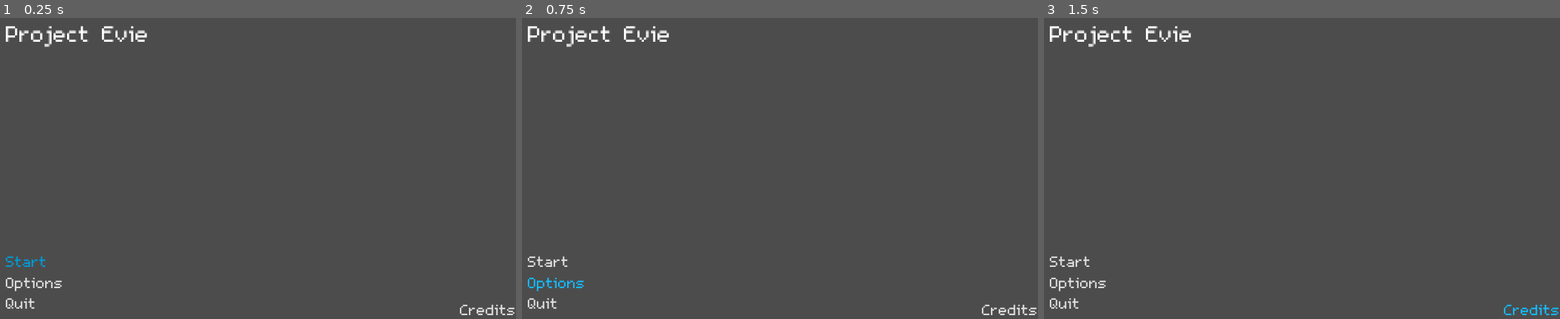
Above: before the commit, frames 1-3 (left to right).
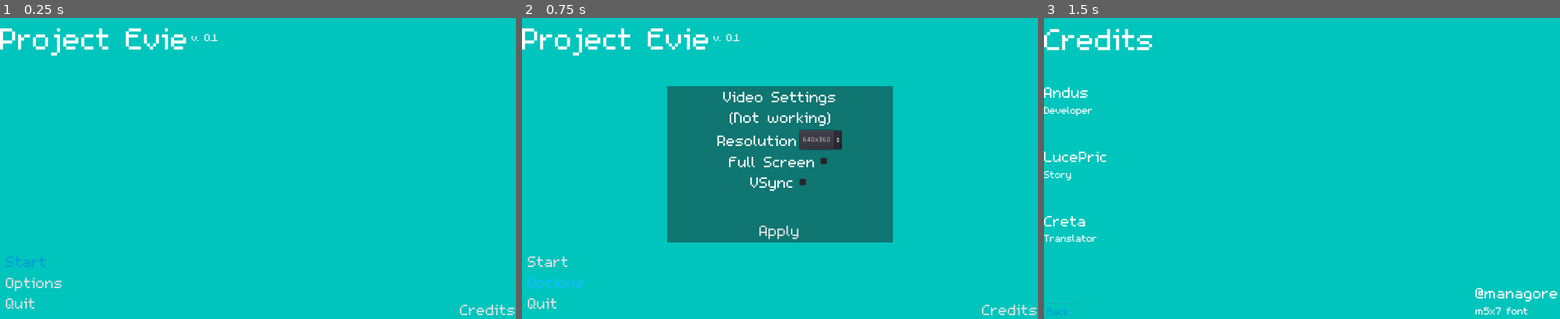
Above: after the commit, the same moments.

Repository: LnlyPie/Evie
Game: Godot game, scene res://other_scenes/MainMenu.tscn
The game is run twice, just before and just after one commit, with the same random seed, the same clock (stepped at 60 frames per second) and the same inputs. Before the commit the project starts from res://levels/MainMenu.tscn.
Inputs:
- Up to frame 1 (0.25 s): no input
- Up to frame 2 (0.75 s): click "Options" at 0.5 s
- Up to frame 3 (1.5 s): click "Credits" at 1.25 s

The runs differ from the first frame. In frame 1, 100% of the frame differs, in the area x 0-100%, y 0-100%; in frame 2, 99%; in frame 3, 100%.

Commit message:
A bit updated version

Diff:
--- a/Sign.gd
+++ /dev/null
@@ -1,11 +0,0 @@
-extends Area2D
-
-func _input(event):
-	if event.is_action_pressed("player_interact") and len(get_overlapping_bodies()) > 0:
-		find_and_use_dialogue()
-
-func find_and_use_dialogue():
-	var dialogue_player = get_node_or_null("DialoguePlayer")
-
-	if dialogue_player:
-		dialogue_player.play()
--- /dev/null
+++ b/fonts/m5x7/BigTextTheme.tres
@@ -0,0 +1,6 @@
+[gd_resource type="Theme" load_steps=2 format=2]
+
+[ext_resource path="res://fonts/m5x7/m5x7_big.tres" type="DynamicFont" id=1]
+
+[resource]
+default_font = ExtResource( 1 )
--- a/theme.tres
+++ b/fonts/m5x7/SmallTextTheme.tres
@@ -1,6 +1,6 @@
 [gd_resource type="Theme" load_steps=2 format=2]
 
-[ext_resource path="res://fonts/m5x7.tres" type="DynamicFont" id=1]
+[ext_resource path="res://fonts/m5x7/m5x7_small.tres" type="DynamicFont" id=1]
 
 [resource]
 default_font = ExtResource( 1 )
--- /dev/null
+++ b/fonts/m5x7/TextTheme.tres
@@ -0,0 +1,6 @@
+[gd_resource type="Theme" load_steps=2 format=2]
+
+[ext_resource path="res://fonts/m5x7/m5x7.tres" type="DynamicFont" id=1]
+
+[resource]
+default_font = ExtResource( 1 )
--- a/fonts/m5x7.tres
+++ b/fonts/m5x7/m5x7.tres
@@ -1,6 +1,6 @@
 [gd_resource type="DynamicFont" load_steps=2 format=2]
 
-[ext_resource path="res://fonts/m5x7.ttf" type="DynamicFontData" id=1]
+[ext_resource path="res://fonts/m5x7/m5x7.ttf" type="DynamicFontData" id=1]
 
 [resource]
 size = 48
--- /dev/null
+++ b/fonts/m5x7/m5x7_big.tres
@@ -0,0 +1,8 @@
+[gd_resource type="DynamicFont" load_steps=2 format=2]
+
+[ext_resource path="res://fonts/m5x7/m5x7.ttf" type="DynamicFontData" id=1]
+
+[resource]
+size = 96
+outline_color = Color( 0, 0, 0, 1 )
+font_data = ExtResource( 1 )
--- /dev/null
+++ b/fonts/m5x7/m5x7_small.tres
@@ -0,0 +1,8 @@
+[gd_resource type="DynamicFont" load_steps=2 format=2]
+
+[ext_resource path="res://fonts/m5x7/m5x7.ttf" type="DynamicFontData" id=1]
+
+[resource]
+size = 32
+outline_color = Color( 0, 0, 0, 1 )
+font_data = ExtResource( 1 )
--- a/levels/test_level/LevelTest.tscn
+++ b/levels/test_level/LevelTest.tscn
@@ -6,7 +6,7 @@
 [ext_resource path="res://sprites/icons/pad_movement_dpad.png" type="Texture" id=4]
 [ext_resource path="res://sprites/icons/pad_movement_ls.png" type="Texture" id=5]
 [ext_resource path="res://sprites/icons/pad_movement_up_ps.png" type="Texture" id=6]
-[ext_resource path="res://theme.tres" type="Theme" id=7]
+[ext_resource path="res://fonts/m5x7/TextTheme.tres" type="Theme" id=7]
 
 [sub_resource type="RectangleShape2D" id=1]
 extents = Vector2( 10, 16 )
--- /dev/null
+++ b/other_scenes/Credits.tscn
@@ -0,0 +1,139 @@
+[gd_scene load_steps=5 format=2]
+
+[ext_resource path="res://fonts/m5x7/BigTextTheme.tres" type="Theme" id=1]
+[ext_resource path="res://fonts/m5x7/SmallTextTheme.tres" type="Theme" id=2]
+[ext_resource path="res://fonts/m5x7/TextTheme.tres" type="Theme" id=3]
+[ext_resource path="res://scripts/misc/Credits.gd" type="Script" id=4]
+
+[node name="CreditsScene" type="Node2D"]
+script = ExtResource( 4 )
+
+[node name="CreditsText" type="Label" parent="."]
+margin_right = 115.0
+margin_bottom = 42.0
+theme = ExtResource( 1 )
+text = "Credits"
+align = 1
+valign = 1
+
+[node name="CreditContainer" type="VBoxContainer" parent="."]
+margin_left = 896.0
+margin_right = 1024.0
+margin_bottom = 64.0
+rect_pivot_offset = Vector2( 720, -96 )
+__meta__ = {
+"_edit_group_": true
+}
+
+[node name="Name" type="Label" parent="CreditContainer"]
+margin_right = 128.0
+margin_bottom = 38.0
+theme = ExtResource( 3 )
+
+[node name="Job" type="Label" parent="CreditContainer"]
+margin_top = 42.0
+margin_right = 128.0
+margin_bottom = 68.0
+theme = ExtResource( 2 )
+
+[node name="Andus" type="VBoxContainer" parent="."]
+margin_top = 128.0
+margin_right = 128.0
+margin_bottom = 200.0
+rect_pivot_offset = Vector2( 720, -96 )
+__meta__ = {
+"_edit_group_": true
+}
+
+[node name="Name" type="Label" parent="Andus"]
+margin_right = 128.0
+margin_bottom = 38.0
+theme = ExtResource( 3 )
+text = "Andus"
+
+[node name="Job" type="Label" parent="Andus"]
+margin_top = 42.0
+margin_right = 128.0
+margin_bottom = 68.0
+theme = ExtResource( 2 )
+text = "Developer"
+
+[node name="LucePric" type="VBoxContainer" parent="."]
+margin_top = 256.0
+margin_right = 128.0
+margin_bottom = 328.0
+rect_pivot_offset = Vector2( 720, -96 )
+__meta__ = {
+"_edit_group_": true
+}
+
+[node name="Name" type="Label" parent="LucePric"]
+margin_right = 128.0
+margin_bottom = 38.0
+theme = ExtResource( 3 )
+text = "LucePric"
+
+[node name="Job" type="Label" parent="LucePric"]
+margin_top = 42.0
+margin_right = 128.0
+margin_bottom = 68.0
+theme = ExtResource( 2 )
+text = "Story"
+
+[node name="Creta" type="VBoxContainer" parent="."]
+margin_top = 384.0
+margin_right = 128.0
+margin_bottom = 456.0
+rect_pivot_offset = Vector2( 720, -96 )
+__meta__ = {
+"_edit_group_": true
+}
+
+[node name="Name" type="Label" parent="Creta"]
+margin_right = 128.0
+margin_bottom = 38.0
+theme = ExtResource( 3 )
+text = "Creta"
+
+[node name="Job" type="Label" parent="Creta"]
+margin_top = 42.0
+margin_right = 128.0
+margin_bottom = 68.0
+theme = ExtResource( 2 )
+text = "Translator"
+
+[node name="FontCreator" type="VBoxContainer" parent="."]
+margin_left = 856.0
+margin_top = 528.0
+margin_right = 1024.0
+margin_bottom = 600.0
+rect_pivot_offset = Vector2( 720, -96 )
+__meta__ = {
+"_edit_group_": true
+}
+
+[node name="Name" type="Label" parent="FontCreator"]
+margin_right = 168.0
+margin_bottom = 38.0
+theme = ExtResource( 3 )
+text = "@managore"
+
+[node name="Job" type="Label" parent="FontCreator"]
+margin_top = 42.0
+margin_right = 168.0
+margin_bottom = 68.0
+theme = ExtResource( 2 )
+text = "m5x7 font"
+
+[node name="BackButton" type="Button" parent="."]
+margin_top = 568.0
+margin_right = 64.0
+margin_bottom = 600.0
+theme = ExtResource( 2 )
+custom_colors/font_color_focus = Color( 0, 0.603922, 0.839216, 1 )
+custom_colors/font_color_hover = Color( 0.0745098, 0.737255, 1, 1 )
+text = "Back"
+flat = true
+align = 0
+
+[connection signal="pressed" from="BackButton" to="." method="_on_BackButton_pressed"]
--- a/levels/MainMenu.tscn
+++ b/other_scenes/MainMenu.tscn
@@ -1,8 +1,11 @@
-[gd_scene load_steps=14 format=2]
+[gd_scene load_steps=18 format=2]
 
 [ext_resource path="res://scripts/misc/MainMenu.gd" type="Script" id=1]
-[ext_resource path="res://fonts/m5x7.tres" type="DynamicFont" id=2]
-[ext_resource path="res://theme.tres" type="Theme" id=3]
+[ext_resource path="res://fonts/m5x7/m5x7.tres" type="DynamicFont" id=2]
+[ext_resource path="res://fonts/m5x7/TextTheme.tres" type="Theme" id=3]
+[ext_resource path="res://other_scenes/settings/VideoSettings.tscn" type="PackedScene" id=4]
+[ext_resource path="res://fonts/m5x7/BigTextTheme.tres" type="Theme" id=5]
+[ext_resource path="res://fonts/m5x7/SmallTextTheme.tres" type="Theme" id=6]
 
 [sub_resource type="StyleBoxFlat" id=1]
 draw_center = false
@@ -34,10 +37,31 @@
 [sub_resource type="StyleBoxFlat" id=10]
 draw_center = false
 
+[sub_resource type="StyleBoxFlat" id=11]
+bg_color = Color( 0.121569, 0.121569, 0.121569, 0.478431 )
+
 [node name="MainMenu" type="Control"]
 anchor_right = 1.0
 anchor_bottom = 1.0
 script = ExtResource( 1 )
+
+[node name="HBoxContainer" type="HBoxContainer" parent="."]
+margin_right = 256.0
+margin_bottom = 64.0
+
+[node name="GameName" type="Label" parent="HBoxContainer"]
+margin_right = 378.0
+margin_bottom = 76.0
+theme = ExtResource( 5 )
+text = "Project Evie"
+
+[node name="GameVersion" type="Label" parent="HBoxContainer"]
+margin_left = 382.0
+margin_top = 25.0
+margin_right = 458.0
+margin_bottom = 51.0
+theme = ExtResource( 6 )
+text = "Version"
 
 [node name="VBoxContainer" type="VBoxContainer" parent="."]
 anchor_top = 1.0
@@ -53,6 +77,7 @@
 margin_right = 116.0
 margin_bottom = 38.0
 focus_neighbour_top = NodePath("../QuitButton")
+theme = ExtResource( 3 )
 custom_colors/font_color_focus = Color( 0, 0.603922, 0.839216, 1 )
 custom_colors/font_color_hover = Color( 0.0745098, 0.737255, 1, 1 )
 custom_fonts/font = ExtResource( 2 )
@@ -99,7 +124,7 @@
 align = 0
 
 [node name="CreditsButton" type="Button" parent="."]
-margin_left = 904.0
+margin_left = 912.0
 margin_top = 560.0
 margin_right = 1024.0
 margin_bottom = 600.0
@@ -115,14 +140,13 @@
 flat = true
 align = 2
 
-[node name="RichTextLabel" type="RichTextLabel" parent="."]
-margin_left = 12.0
-margin_right = 203.0
-margin_bottom = 45.0
-rect_scale = Vector2( 1.5, 1.5 )
-theme = ExtResource( 3 )
-text = "Project Evie"
+[node name="CanvasLayer" type="CanvasLayer" parent="."]
+
+[node name="VideoSettings" parent="CanvasLayer" instance=ExtResource( 4 )]
+visible = false
+custom_styles/panel = SubResource( 11 )
 
 [connection signal="pressed" from="VBoxContainer/StartButton" to="." method="_on_StartButton_pressed"]
+[connection signal="pressed" from="VBoxContainer/OptionsButton" to="." method="_on_OptionsButton_pressed"]
 [connection signal="pressed" from="VBoxContainer/QuitButton" to="." method="_on_QuitButton_pressed"]
 [connection signal="pressed" from="CreditsButton" to="." method="_on_CreditsButton_pressed"]
--- /dev/null
+++ b/other_scenes/settings/SettingsCheckbox.tscn
@@ -0,0 +1,23 @@
+[gd_scene load_steps=3 format=2]
+
+[ext_resource path="res://scripts/misc/SettingsCheckbox.gd" type="Script" id=1]
+[ext_resource path="res://fonts/m5x7/TextTheme.tres" type="Theme" id=2]
+
+[node name="UISettingCheckbox" type="HBoxContainer"]
+margin_right = 40.0
+margin_bottom = 40.0
+script = ExtResource( 1 )
+
+[node name="Label" type="Label" parent="."]
+margin_top = 1.0
+margin_right = 66.0
+margin_bottom = 39.0
+theme = ExtResource( 2 )
+text = "text"
+
+[node name="CheckBox" type="CheckBox" parent="."]
+margin_left = 70.0
+margin_right = 94.0
+margin_bottom = 40.0
+
+[connection signal="toggled" from="CheckBox" to="." method="_on_CheckBox_toggled"]
--- /dev/null
+++ b/other_scenes/settings/SettingsRes.tscn
@@ -0,0 +1,26 @@
+[gd_scene load_steps=3 format=2]
+
+[ext_resource path="res://scripts/misc/SettingsRes.gd" type="Script" id=1]
+[ext_resource path="res://fonts/m5x7/TextTheme.tres" type="Theme" id=2]
+
+[node name="UIResolutionSelector" type="HBoxContainer"]
+margin_right = 165.0
+margin_bottom = 40.0
+script = ExtResource( 1 )
+
+[node name="Label" type="Label" parent="."]
+margin_top = 1.0
+margin_right = 159.0
+margin_bottom = 39.0
+theme = ExtResource( 2 )
+text = "Resolution"
+
+[node name="OptionButton" type="OptionButton" parent="."]
+margin_left = 163.0
+margin_right = 247.0
+margin_bottom = 40.0
+text = "640x360"
+items = [ "640x360", null, false, 0, null, "1280x720", null, false, 1, null, "1920x1080", null, false, 2, null ]
+selected = 0
+
+[connection signal="item_selected" from="OptionButton" to="." method="_on_OptionButton_item_selected"]
--- /dev/null
+++ b/other_scenes/settings/VideoSettings.tscn
@@ -0,0 +1,63 @@
+[gd_scene load_steps=5 format=2]
+
+[ext_resource path="res://fonts/m5x7/TextTheme.tres" type="Theme" id=1]
+[ext_resource path="res://other_scenes/settings/SettingsRes.tscn" type="PackedScene" id=2]
+[ext_resource path="res://other_scenes/settings/SettingsCheckbox.tscn" type="PackedScene" id=3]
+[ext_resource path="res://scripts/misc/VideoSettings.gd" type="Script" id=4]
+
+[node name="VideoSettings" type="Panel"]
+margin_left = 288.0
+margin_top = 136.0
+margin_right = 736.0
+margin_bottom = 448.0
+script = ExtResource( 4 )
+
+[node name="VBoxContainer" type="VBoxContainer" parent="."]
+margin_left = 96.0
+margin_top = 88.0
+margin_right = 351.0
+margin_bottom = 216.0
+__meta__ = {
+"_edit_group_": true
+}
+
+[node name="UIResolutionSelector" parent="VBoxContainer" instance=ExtResource( 2 )]
+margin_right = 255.0
+margin_bottom = 38.0
+alignment = 1
+
+[node name="UIFullScreenCheckbox" parent="VBoxContainer" instance=ExtResource( 3 )]
+margin_top = 42.0
+margin_right = 255.0
+margin_bottom = 80.0
+alignment = 1
+title = "Full Screen"
+
+[node name="UIVSyncCheckbox" parent="VBoxContainer" instance=ExtResource( 3 )]
+margin_top = 84.0
+margin_right = 255.0
+margin_bottom = 122.0
+alignment = 1
+title = "VSync"
+
+[node name="ApplyButton" type="Button" parent="."]
+margin_left = 96.0
+margin_top = 264.0
+margin_right = 352.0
+margin_bottom = 308.0
+theme = ExtResource( 1 )
+text = "Apply"
+flat = true
+
+[node name="VidLabel" type="Label" parent="."]
+margin_left = 112.0
+margin_right = 337.0
+margin_bottom = 40.0
+theme = ExtResource( 1 )
+text = "Video Settings
+(Not working)"
+align = 1
+
+[connection signal="resolution_changed" from="VBoxContainer/UIResolutionSelector" to="." method="_on_UIResolutionSelector_resolution_changed"]
+[connection signal="toggled" from="VBoxContainer/UIFullScreenCheckbox" to="." method="_on_UIFullScreenCheckbox_toggled"]
+[connection signal="toggled" from="VBoxContainer/UIVSyncCheckbox" to="." method="_on_UIVSyncCheckbox_toggled"]
--- a/project.godot
+++ b/project.godot
@@ -11,7 +11,7 @@
 [application]
 
 config/name="2D Platformer"
-run/main_scene="res://levels/MainMenu.tscn"
+run/main_scene="res://other_scenes/MainMenu.tscn"
 config/icon="res://icon.png"
 
 [display]
@@ -105,4 +105,5 @@
 [rendering]
 
 quality/driver/driver_name="GLES2"
+environment/default_clear_color=Color( 0, 0.772549, 0.741176, 1 )
 environment/default_environment="res://default_env.tres"
--- a/scripts/dialogues/DialogueScene.tscn
+++ b/scripts/dialogues/DialogueScene.tscn
@@ -1,6 +1,6 @@
 [gd_scene load_steps=6 format=2]
 
-[ext_resource path="res://fonts/m5x7.tres" type="DynamicFont" id=1]
+[ext_resource path="res://fonts/m5x7/m5x7.tres" type="DynamicFont" id=1]
 [ext_resource path="res://scripts/dialogues/DialogueBox.gd" type="Script" id=2]
 [ext_resource path="res://sprites/faces/Andus_normal.png" type="Texture" id=3]
 
--- /dev/null
+++ b/scripts/misc/Credits.gd
@@ -0,0 +1,7 @@
+extends Node2D
+
+func _ready():
+	$BackButton.grab_focus()
+
+func _on_BackButton_pressed():
+	get_tree().change_scene("res://other_scenes/MainMenu.tscn")
--- a/scripts/misc/MainMenu.gd
+++ b/scripts/misc/MainMenu.gd
@@ -1,15 +1,38 @@
 extends Control
 
+onready var gameVerFile = "res://version.txt"
+
 func _ready():
+
+	$HBoxContainer/GameVersion.text = get_ver(gameVerFile)
 	$VBoxContainer/StartButton.grab_focus()
 
 func _on_StartButton_pressed():
 	get_tree().change_scene("res://levels/test_level/LevelTest.tscn")
 
+func _on_OptionsButton_pressed():
+	$CanvasLayer/VideoSettings.visible = true
 
 func _on_QuitButton_pressed():
 	get_tree().quit()
 
+func _on_CreditsButton_pressed():
+	get_tree().change_scene("res://other_scenes/Credits.tscn")
 
-func _on_CreditsButton_pressed():
-	pass # Replace with function body.
+func update_settings(settings: Dictionary) -> void:
+	OS.window_fullscreen = settings.fullscreen
+	get_tree().set_screen_stretch(
+		SceneTree.STRETCH_MODE_2D, SceneTree.STRETCH_ASPECT_KEEP, settings.resolution
+	)
+	OS.set_window_size(settings.resolution)
+	OS.vsync_enabled = settings.vsync
+
+func _on_VideoSettings_ApplyButton_pressed(settings) -> void:
+	update_settings(settings)
+
+func get_ver(file):
+	var f = File.new()
+	f.open(file, File.READ)
+	var ver = f.get_line()
+	f.close()
+	return ver
--- /dev/null
+++ b/scripts/misc/SettingsCheckbox.gd
@@ -0,0 +1,17 @@
+tool
+extends Control
+
+signal toggled(is_button_pressed)
+
+export var title := "" setget set_title
+
+onready var label := $Label
+
+func _on_CheckBox_toggled(button_pressed: bool) -> void:
+	emit_signal("toggled", button_pressed)
+
+func set_title(value: String) -> void:
+	title = value
+	if not label:
+		yield(self, "ready")
+	label.text = title
--- /dev/null
+++ b/scripts/misc/SettingsRes.gd
@@ -0,0 +1,14 @@
+extends Control
+
+signal resolution_changed(new_resolution)
+
+onready var option_button: OptionButton = $OptionButton
+
+
+func _update_selected_item(text: String) -> void:
+	var values := text.split_floats("x")
+	emit_signal("resolution_changed", Vector2(values[0], values[1]))
+
+
+func _on_OptionButton_item_selected(_index: int) -> void:
+	_update_selected_item(option_button.text)
--- /dev/null
+++ b/scripts/misc/VideoSettings.gd
@@ -0,0 +1,18 @@
+extends Control
+
+signal apply_button_pressed(settings)
+
+var _settings := {resolution = Vector2(640, 480), fullscreen = false, vsync = false}
+
+
+func _on_ApplyButton_pressed() -> void:
+	emit_signal("apply_button_pressed", _settings)
+
+func _on_UIResolutionSelector_resolution_changed(new_resolution: Vector2) -> void:
+	_settings.resolution = new_resolution
+
+func _on_UIFullscreenCheckbox_toggled(is_button_pressed: bool) -> void:
+	_settings.fullscreen = is_button_pressed
+
+func _on_UIVsyncCheckbox_toggled(is_button_pressed: bool) -> void:
+	_settings.vsync = is_button_pressed
Renamed: fonts/m5x7.ttf -> fonts/m5x7/m5x7.ttf
Binary file changed: icon.png
Not shown, added: version.txt
